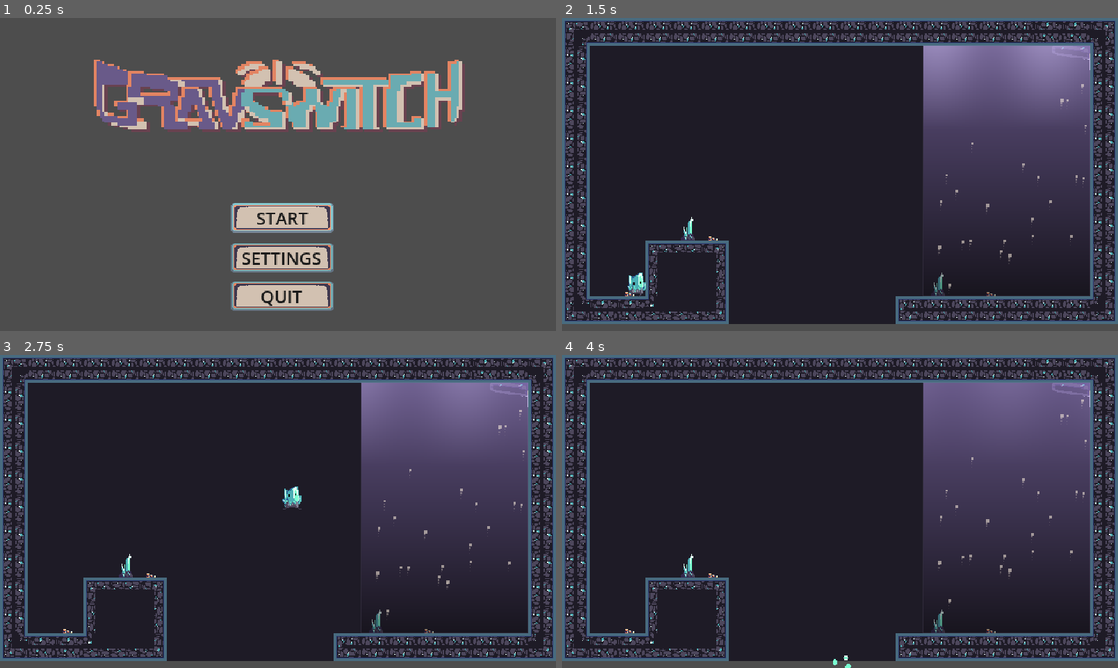
Above: before the commit, frames 1-4 (two rows, left to right).
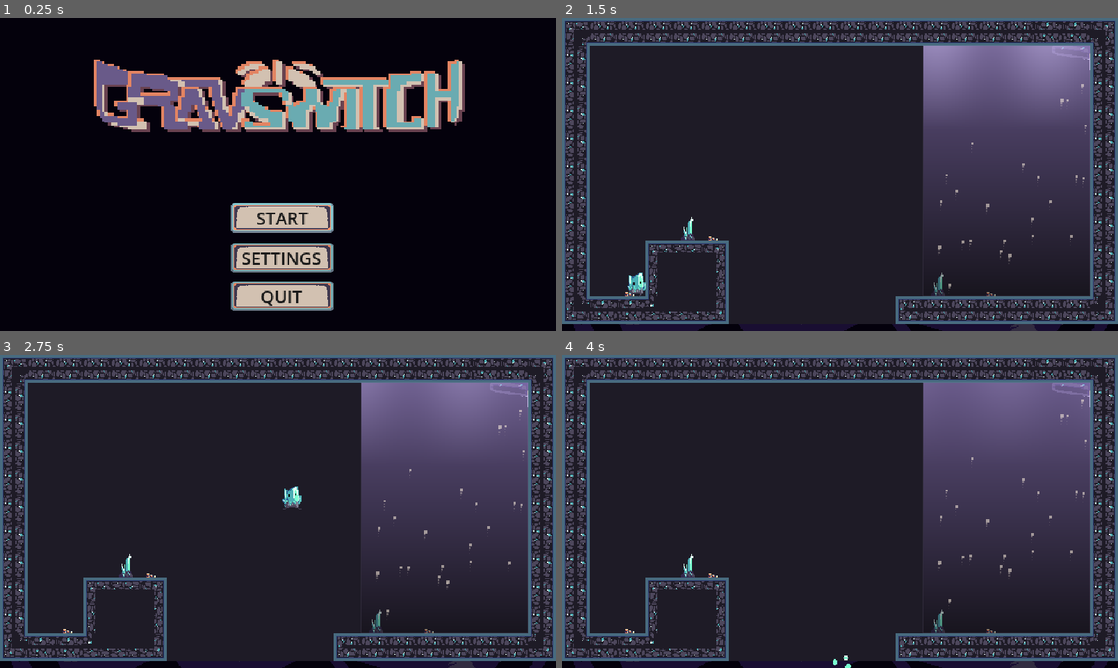
Above: after the commit, the same moments.

Repository: jmx2033/GRAVSWITCH
Game: Godot game, scene res://Scenes/mainmenu.tscn
The game is run twice, just before and just after one commit, with the same random seed, the same clock (stepped at 60 frames per second) and the same inputs.
Inputs (mouse positions are in pixels of both pictures, inside the frame that each line leads up to):
- Up to frame 1 (0.25 s): no input
- Up to frame 2 (1.5 s): click "START" at 0.5 s; move the mouse to (962, 158) at 1.27 s; hold D (move_right) from 1.28 s (still down)
- Up to frame 3 (2.75 s): keep holding D (move_right); tap Space (jump) at 1.52, 2.27 s; move the mouse to (166, 527) at 2.02 s
- Up to frame 4 (4 s): move the mouse to (895, 442) at 2.77 s; release D (move_right) at 2.78 s; hold A (move_left) 2.78-3.53 s; move the mouse to (812, 574) at 3.52 s; hold D (move_right) from 3.53 s (still down); tap Space (jump) at 3.77 s

The runs differ from the first frame. In frame 1, 84% of the frame differs, in the area x 0-100%, y 0-100%; in frame 2, 2.2%; in frame 3, 2.2%; in frame 4, 2.2%.

Commit message:
art(level): 接入背景图，放大裁剪铺满视口 [P1-1]

Diff:
--- a/Scenes/challenge_0.tscn
+++ b/Scenes/challenge_0.tscn
@@ -4,9 +4,17 @@
 [ext_resource type="PackedScene" uid="uid://b11hj8ncr5db5" path="res://Scenes/player.tscn" id="2_player"]
 [ext_resource type="PackedScene" uid="uid://bcc0efq3yy18v" path="res://Scenes/level_goal.tscn" id="4_goal"]
 [ext_resource type="Script" uid="uid://dyvi8elcavl7i" path="res://Scripts/level/challenge_level.gd" id="5_ctrl"]
+[ext_resource type="Texture2D" uid="uid://rmo458s4itmk" path="res://Art/bg/bg_cave.png" id="6_bg"]
 
 [node name="Challenge0" type="Node2D" unique_id=1738420820]
 script = ExtResource("5_ctrl")
+
+[node name="Background" type="Sprite2D" parent="."]
+z_index = -100
+texture_filter = 1
+position = Vector2(320, 180)
+scale = Vector2(1.125, 1.125)
+texture = ExtResource("6_bg")
 
 [node name="Terrain" type="TileMapLayer" parent="." unique_id=87453172]
 tile_map_data = PackedByteArray("AAAAAAoAAAAEAAAAAAABAAoAAAAEAAAAAAACAAoAAAAEAAAAAAADAAoAAAAEAAAAAAAEAAoAAAAEAAAAAAAFAA …(528 unchanged characters)…
--- a/Scenes/main.tscn
+++ b/Scenes/main.tscn
@@ -6,10 +6,18 @@
 [ext_resource type="PackedScene" uid="uid://bbuo1jxt14wjq" path="res://Scenes/level_2.tscn" id="2_jjvhh"]
 [ext_resource type="PackedScene" uid="uid://b717cwxbobabo" path="res://Scenes/level_3.tscn" id="2_kry3j"]
 [ext_resource type="Script" uid="uid://cto0ucty03wxl" path="res://Scripts/level/death_bounds.gd" id="3_bounds"]
+[ext_resource type="Texture2D" uid="uid://rmo458s4itmk" path="res://Art/bg/bg_cave.png" id="4_bg"]
 
 [node name="Game2" type="Node" unique_id=821458268]
 script = ExtResource("1_game")
 levels = Array[PackedScene]([ExtResource("2_level0"), ExtResource("2_level1"), ExtResource("2_jjvhh"), ExtResource("2_kry3j")])
+
+[node name="Background" type="Sprite2D" parent="." unique_id=1100223344]
+z_index = -100
+texture_filter = 1
+position = Vector2(320, 180)
+scale = Vector2(1.125, 1.125)
+texture = ExtResource("4_bg")
 
 [node name="DeathBounds" type="Node" parent="." unique_id=1926696948]
 script = ExtResource("3_bounds")
--- a/project.godot
+++ b/project.godot
@@ -90,3 +90,4 @@
 rendering_device/driver.windows="d3d12"
 renderer/rendering_method="gl_compatibility"
 renderer/rendering_method.mobile="gl_compatibility"
+environment/defaults/default_clear_color=Color(0.0156863, 0.00392157, 0.0470588, 1)
Binary file added: Art/bg/bg_cave.png
Not shown, added: Art/bg/bg_cave.png.import
